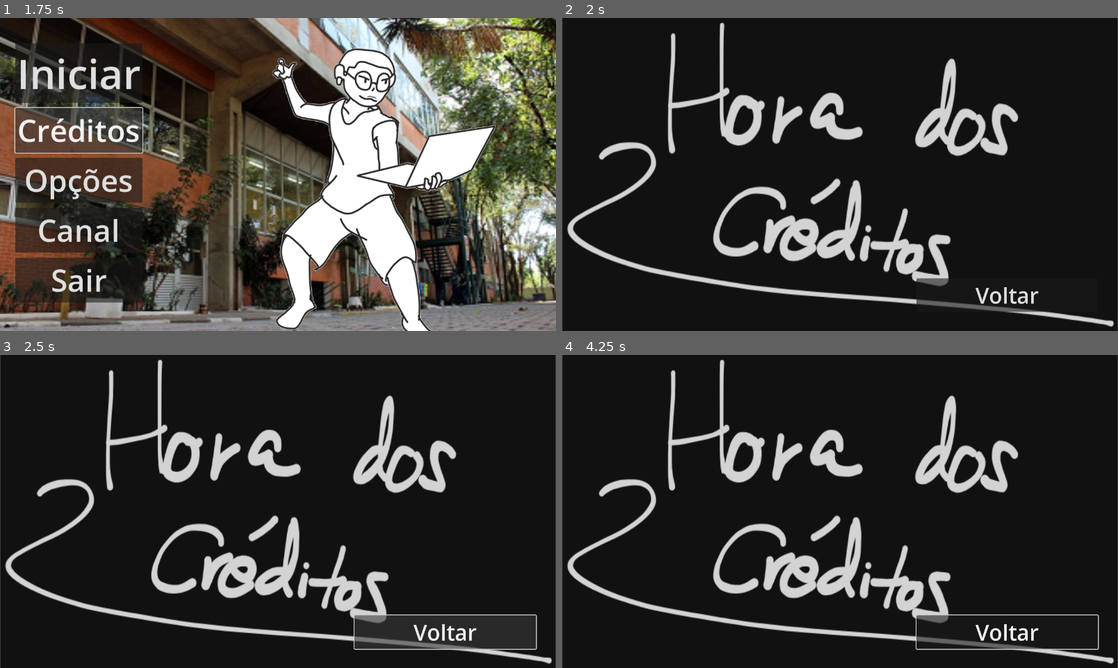
Above: before the commit, frames 1-4 (two rows, left to right).
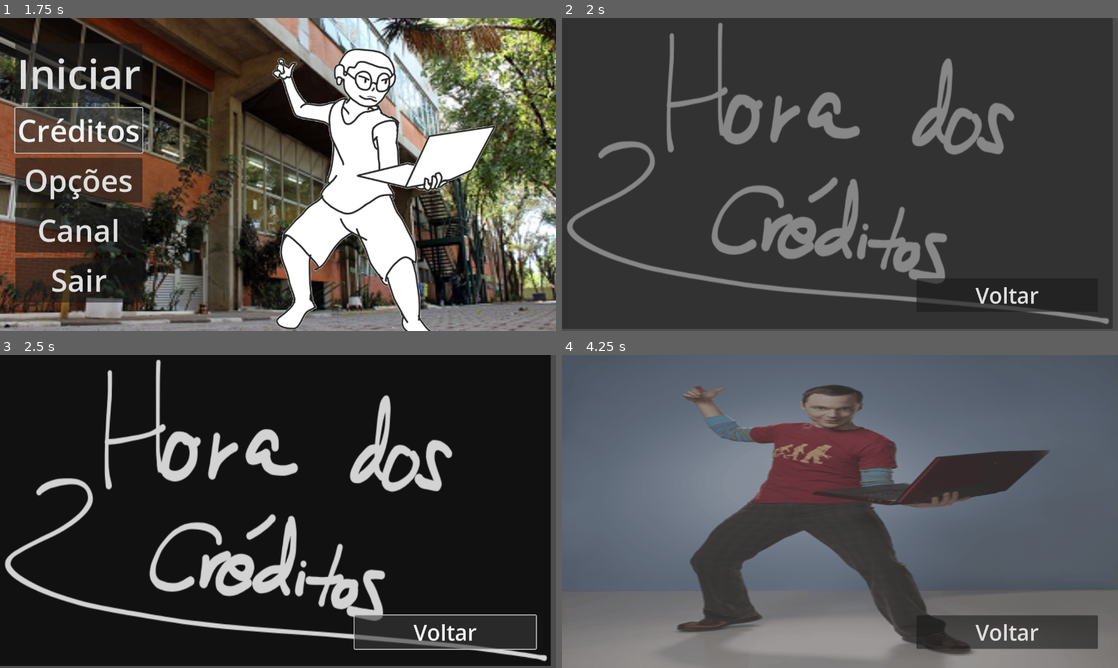
Above: after the commit, the same moments.

Repository: CaFranca/Johnrney_MAT-C
Game: Godot game, scene res://scenes/menu/main_menu.tscn
Same seed, same stepped clock (60 frames per second), same inputs: the game is played once before the commit and once after it. Sound files missing from this copy of the repository are replaced by a short silence.
Inputs (mouse positions are in pixels of both pictures, inside the frame that each line leads up to):
- Up to frame 1 (1.75 s): tap Enter at 0.5 s; move the mouse to (400, 158) at 0.52 s; hold D 0.53-1.25 s; tap W at 0.77 s; click "Créditos" at 1.25 s
- Up to frame 2 (2 s): no input
- Up to frame 3 (2.5 s): click "Voltar" at 2 s
- Up to frame 4 (4.25 s): move the mouse to (728, 527) at 2.77 s; hold D 2.78-3.5 s; tap W at 3.02 s; click (639, 411) at 3.5 s, where only the run after the commit has a clickable "Iniciar"

Frame 1 is identical in both runs. In frame 2, 96% of the frame differs, in the area x 0-100%, y 0-100%; in frame 3, 9.8%; in frame 4, 99%.

Commit message:
Lógica da tela de créditos corrigida
Correção da tela de créditos, para quando houver uma tela de créditos real (não teste)

Diff:
--- a/Johnrney/scenes/menu/creditos.tscn
+++ /dev/null
@@ -1,26 +0,0 @@
-[gd_scene load_steps=2 format=3 uid="uid://blh118rb64a4q"]
-
-[ext_resource type="Texture2D" uid="uid://dtwjplxwm5ixu" path="res://assets/Background_images/credits/creditos.png" id="1_v6g5a"]
-
-[node name="Creditos" type="Control"]
-layout_mode = 3
-anchors_preset = 15
-anchor_right = 1.0
-anchor_bottom = 1.0
-grow_horizontal = 2
-grow_vertical = 2
-
-[node name="Sprite2D" type="Sprite2D" parent="."]
-position = Vector2(640, 359.5)
-scale = Vector2(1.5816832, 1.89267)
-texture = ExtResource("1_v6g5a")
-
-[node name="back" type="Button" parent="."]
-layout_mode = 0
-offset_left = 816.0
-offset_top = 599.0
-offset_right = 1234.0
-offset_bottom = 676.0
-size_flags_vertical = 3
-theme_override_font_sizes/font_size = 50
-text = "Voltar"
--- /dev/null
+++ b/Johnrney/scenes/menu/creditos_.tscn
@@ -0,0 +1,131 @@
+[gd_scene load_steps=8 format=3 uid="uid://t7q0y3khc3vq"]
+
+[ext_resource type="Script" uid="uid://tuposoogjgis" path="res://scripts/menu/creditos.gd" id="1_8em0a"]
+[ext_resource type="Texture2D" uid="uid://dtwjplxwm5ixu" path="res://assets/Background_images/credits/creditos.png" id="2_8em0a"]
+[ext_resource type="AudioStream" uid="uid://b27y8uwjrvonh" path="res://assets/audio/sfx/menu/button_click.ogg" id="3_k0skp"]
+[ext_resource type="AudioStream" uid="uid://yinuh86st0n" path="res://assets/audio/sfx/menu/mouse_entered.ogg" id="4_jljqt"]
+
+[sub_resource type="Animation" id="Animation_bqqt6"]
+length = 0.5
+tracks/0/type = "value"
+tracks/0/imported = false
+tracks/0/enabled = true
+tracks/0/path = NodePath("MarginContainer:position")
+tracks/0/interp = 1
+tracks/0/loop_wrap = true
+tracks/0/keys = {
+"times": PackedFloat32Array(0, 0.0333333),
+"transitions": PackedFloat32Array(1, 1),
+"update": 0,
+"values": [Vector2(-200, 0), Vector2(0, 0)]
+}
+
+[sub_resource type="Animation" id="Animation_ekxnf"]
+resource_name = "reveal"
+length = 1.3
+tracks/0/type = "value"
+tracks/0/imported = false
+tracks/0/enabled = true
+tracks/0/path = NodePath("background:modulate")
+tracks/0/interp = 1
+tracks/0/loop_wrap = true
+tracks/0/keys = {
+"times": PackedFloat32Array(0.004, 0.3),
+"transitions": PackedFloat32Array(1, 1),
+"update": 0,
+"values": [Color(1, 1, 1, 0), Color(1, 1, 1, 1)]
+}
+tracks/1/type = "value"
+tracks/1/imported = false
+tracks/1/enabled = true
+tracks/1/path = NodePath("MarginContainer:position")
+tracks/1/interp = 1
+tracks/1/loop_wrap = true
+tracks/1/keys = {
+"times": PackedFloat32Array(0.288568, 0.7),
+"transitions": PackedFloat32Array(1, 1),
+"update": 0,
+"values": [Vector2(-1000, 0), Vector2(0, 0)]
+}
+
+[sub_resource type="AnimationLibrary" id="AnimationLibrary_wu84c"]
+_data = {
+&"RESET": SubResource("Animation_bqqt6"),
+&"reveal": SubResource("Animation_ekxnf")
+}
+
+[node name="Select_menu" type="Control"]
+layout_mode = 3
+anchors_preset = 15
+anchor_right = 1.0
+anchor_bottom = 1.0
+grow_horizontal = 2
+grow_vertical = 2
+script = ExtResource("1_8em0a")
+
+[node name="background" type="TextureRect" parent="."]
+layout_mode = 0
+offset_top = -1.9999995
+offset_right = 1268.0
+offset_bottom = 718.4725
+scale = Vector2(1, 0.99532187)
+texture = ExtResource("2_8em0a")
+expand_mode = 2
+
+[node name="MarginContainer" type="ScrollContainer" parent="."]
+layout_mode = 1
+anchors_preset = -1
+anchor_right = 0.42
+anchor_bottom = 1.0
+offset_left = -200.0
+offset_right = 135.70001
+offset_bottom = -145.25201
+grow_horizontal = 2
+grow_vertical = 2
+scale = Vector2(0.999997, 0.99)
+
+[node name="HBoxContainer" type="HBoxContainer" parent="MarginContainer"]
+layout_mode = 2
+size_flags_horizontal = 4
+size_flags_vertical = 4
+
+[node name="back" type="Button" parent="."]
+layout_mode = 0
+offset_left = 816.0
+offset_top = 599.0
+offset_right = 1234.0
+offset_bottom = 676.0
+size_flags_vertical = 3
+theme_override_font_sizes/font_size = 50
+text = "Voltar"
+
+[node name="Animação" type="AnimationPlayer" parent="."]
+libraries = {
+&"": SubResource("AnimationLibrary_wu84c")
+}
+autoplay = "reveal"
+
+[node name="buttonclick" type="AudioStreamPlayer" parent="."]
+process_priority = 1
+stream = ExtResource("3_k0skp")
+volume_db = -20.0
+bus = &"sfx"
+
+[node name="mouse_entered" type="AudioStreamPlayer" parent="."]
+stream = ExtResource("4_jljqt")
+volume_db = -20.0
+bus = &"sfx"
+
+[node name="Musica2" type="CheckButton" parent="."]
+visible = false
+layout_mode = 0
+offset_left = 910.0
+offset_top = 477.0
+offset_right = 1061.0
+offset_bottom = 508.0
+scale = Vector2(2.425, 2.425)
+button_pressed = true
+text = "Musica Menu"
+
+[connection signal="pressed" from="back" to="." method="_on_back_pressed"]
+[connection signal="toggled" from="Musica2" to="." method="_on_musica_2_toggled"]
--- /dev/null
+++ b/Johnrney/scripts/menu/creditos.gd
@@ -0,0 +1,30 @@
+extends Control
+
+# Pré-carrega a cena principal do modo de gameplay (jogo matemático)
+var gameplay_scene = preload("res://scenes/gameplay/mode_gameplay.tscn")
+
+# Referência ao efeito sonoro do clique do botão
+@onready var button_click = $buttonclick
+
+# Dicionário que associa cada modo ao seu respectivo Label na interface
+@onready var score_labels = {
+	"add": $MarginContainer/HBoxContainer/VBoxContainer/sum_rank,
+	"sub": $MarginContainer/HBoxContainer/VBoxContainer/minus_rank,
+	"mul": $MarginContainer/HBoxContainer/VBoxContainer/times_rank,
+	"div": $MarginContainer/HBoxContainer/VBoxContainer/div_rank,
+	"all": $MarginContainer/HBoxContainer/VBoxContainer/all_rank
+}
+
+# Executado quando a cena é carregada
+func _ready():
+	# Garante que a árvore de nós esteja totalmente processada
+	await get_tree().process_frame
+
+func _play_button_click():
+	button_click.play()
+	return button_click.finished
+
+# Função do botão de voltar ao menu principal
+func _on_back_pressed() -> void:
+	await _play_button_click()
+	get_tree().change_scene_to_file("res://scenes/menu/main_menu.tscn")
--- a/Johnrney/scripts/menu/main_menu.gd
+++ b/Johnrney/scripts/menu/main_menu.gd
@@ -53,7 +53,7 @@
 func _on_credits_pressed() -> void:
 	await play_click_sound()
 
-	get_tree().change_scene_to_file("res://scenes/menu/creditos.tscn")
+	get_tree().change_scene_to_file("res://scenes/menu/creditos_.tscn")
 
 func _on_quit_pressed() -> void:
 	await play_click_sound()
Not shown, added: Johnrney/scripts/menu/creditos.gd.uid
